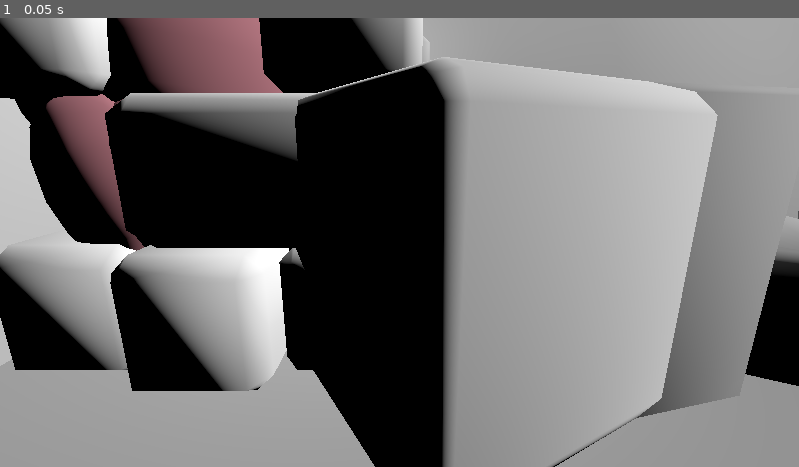
Above: before the commit, frame 1.
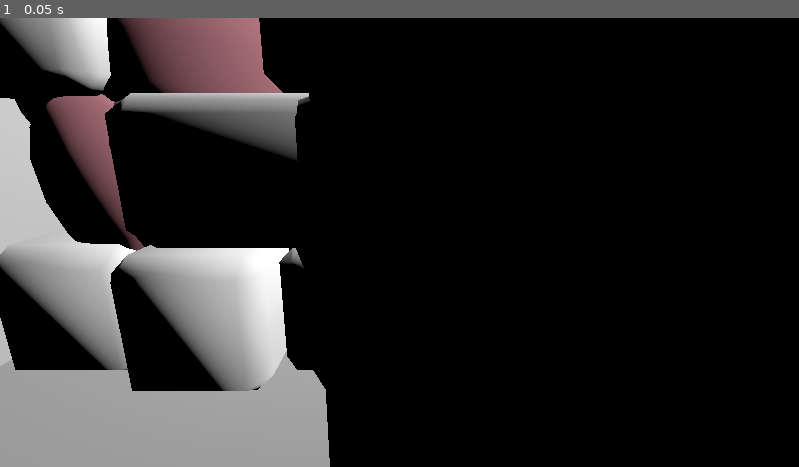
Above: after the commit, the same moment.

Repository: CoffeeMugTwo/b_oink
Game: Godot game, scene res://Scenes/TEst_Art.tscn
Same seed, same stepped clock (60 frames per second), same inputs: the game is played once before the commit and once after it. This scene is started directly instead of the project's main scene.
Inputs:
- Up to frame 1 (0.05 s): no input

The runs differ from the first frame. In frame 1, 45% of the frame differs, in the area x 38-100%, y 0-100%.

Commit message:
Vent Added
vent

Diff:
--- /dev/null
+++ b/b-oink/Art/Materials/Vent.tres
@@ -0,0 +1,11 @@
+[gd_resource type="ORMMaterial3D" load_steps=4 format=3 uid="uid://co63x414sibia"]
+
+[ext_resource type="Texture2D" uid="uid://bpwa0r511dtaf" path="res://Art/Textures/Vent/Vent_DefaultMaterial_BaseMap.png" id="1_3xhg6"]
+[ext_resource type="Texture2D" uid="uid://jvyumv7dxb2n" path="res://Art/Textures/Vent/Vent_DefaultMaterial_Normal.png" id="2_nho6o"]
+[ext_resource type="Texture2D" uid="uid://bfmvm1xk0g4po" path="res://Art/Textures/Vent/Vent_DefaultMaterial_MaskMap.png" id="3_hm2qr"]
+
+[resource]
+albedo_texture = ExtResource("1_3xhg6")
+orm_texture = ExtResource("3_hm2qr")
+normal_enabled = true
+normal_texture = ExtResource("2_nho6o")
--- a/b-oink/Scenes/TEst_Art.tscn
+++ b/b-oink/Scenes/TEst_Art.tscn
@@ -1,30 +1,32 @@
-[gd_scene load_steps=27 format=3 uid="uid://i43aut0vc512"]
-
-[ext_resource type="PackedScene" uid="uid://dpdlg3jwq3gw0" path="res://Art/Models/B-Oink!_Floor_boards.fbx" id="1_wlm07"]
+[gd_scene load_steps=29 format=3 uid="uid://i43aut0vc512"]
+
+[ext_resource type="PackedScene" uid="uid://vv065mcc2cc0" path="res://Art/Models/B-Oink!_Floor_boards.fbx" id="1_wlm07"]
 [ext_resource type="PackedScene" uid="uid://cqjfh8efwvg1" path="res://Art/Models/B-Oink!_Wall.fbx" id="2_c83vi"]
 [ext_resource type="PackedScene" uid="uid://d0ekkiqqjq7a0" path="res://Art/Models/B-Oink!_Char_Spring_LP_v2.fbx" id="3_6fx8x"]
 [ext_resource type="PackedScene" uid="uid://0mbnt1xmnrvx" path="res://Art/Models/B-Oink!_Char_front.fbx" id="4_crea5"]
-[ext_resource type="PackedScene" uid="uid://dql7vvv1oixh3" path="res://Art/Models/B-Oink!_Bar_Straight_wood_LP.fbx" id="5_mku0s"]
+[ext_resource type="PackedScene" uid="uid://dny21l6l7754p" path="res://Art/Models/B-Oink!_Bar_Straight_wood_LP.fbx" id="5_mku0s"]
 [ext_resource type="PackedScene" uid="uid://bgp61nlih2pmg" path="res://Art/Models/B-Oink!_Char_LP_back_v2.fbx" id="6_8rpb8"]
 [ext_resource type="PackedScene" uid="uid://bynltsclhkugb" path="res://Art/Models/B-Oink!_Buldingblock_cylinder_LP.fbx" id="7_mbk0s"]
-[ext_resource type="PackedScene" uid="uid://bxrnw4u303w4h" path="res://Art/Models/B-Oink!_Buldingblock_cube_LP.fbx" id="8_5i0sl"]
-[ext_resource type="PackedScene" uid="uid://sffbnrgfdnup" path="res://Art/Models/B-Oink!_Buldingblock_bridge_LP.fbx" id="9_c83vi"]
+[ext_resource type="PackedScene" uid="uid://bnb08ipuj7xgd" path="res://Art/Models/B-Oink!_Buldingblock_cube_LP.fbx" id="8_5i0sl"]
+[ext_resource type="PackedScene" uid="uid://dscioaeii4vhb" path="res://Art/Models/B-Oink!_Buldingblock_bridge_LP.fbx" id="9_c83vi"]
 [ext_resource type="PackedScene" uid="uid://c1vloahd8enej" path="res://Art/Models/B-Oink!_Domino_LP.fbx" id="10_6fx8x"]
 [ext_resource type="PackedScene" uid="uid://u28a0yy4v4c2" path="res://Art/Models/B-Oink!_Luggage_LP_.fbx" id="11_crea5"]
 [ext_resource type="Material" uid="uid://bxaag8wb7f0rh" path="res://Art/Alternate_Models/Lagguage.tres" id="12_6xqq2"]
 [ext_resource type="PackedScene" uid="uid://cye25i7sbtq15" path="res://Art/Models/B-Oink!_Socket_LP.fbx" id="12_mku0s"]
-[ext_resource type="PackedScene" uid="uid://doaeowvopsl7f" path="res://Art/Models/B-Oink!_Book_LP.fbx" id="13_8rpb8"]
-[ext_resource type="PackedScene" uid="uid://bamthn66y4ck6" path="res://Art/Models/Telephone_LP.gltf" id="14_4602l"]
-[ext_resource type="PackedScene" uid="uid://djx6htad3ovwe" path="res://Art/Models/Teddy_LP.gltf" id="15_6xqq2"]
-[ext_resource type="PackedScene" uid="uid://blaj83ljd7ftn" path="res://Art/Models/Curtain_LP.gltf" id="16_w4myn"]
-[ext_resource type="PackedScene" uid="uid://p0uyi8jieasc" path="res://Art/Models/Chair_LP.gltf" id="17_o8xbc"]
-[ext_resource type="PackedScene" uid="uid://c6vyp5ewi122u" path="res://Art/Models/Buchstabenklotz_LP.gltf" id="19_tbcda"]
-[ext_resource type="PackedScene" uid="uid://b4hbt64h3djeq" path="res://Art/Models/Bookshelf_LP.gltf" id="20_okox1"]
-[ext_resource type="PackedScene" uid="uid://drthyjvgoa3dt" path="res://Art/Models/Jengastein_LP.gltf" id="21_iapq2"]
-[ext_resource type="PackedScene" uid="uid://coyts0axxhns0" path="res://Art/Models/Jengaturm_LP.gltf" id="22_ac0dq"]
-[ext_resource type="PackedScene" uid="uid://sjppc6ta3232" path="res://Art/Models/Pixarball_LP_V2.gltf" id="23_okox1"]
-[ext_resource type="PackedScene" uid="uid://h0pue3hqw05h" path="res://Art/Models/Desk_LP_V2.gltf" id="24_ac0dq"]
+[ext_resource type="PackedScene" uid="uid://xdjn8j01vrus" path="res://Art/Models/B-Oink!_Book_LP.fbx" id="13_8rpb8"]
+[ext_resource type="PackedScene" uid="uid://fuifpr73arbw" path="res://Art/Models/Telephone_LP.gltf" id="14_4602l"]
+[ext_resource type="PackedScene" uid="uid://c447oc57lv7cv" path="res://Art/Models/Teddy_LP.gltf" id="15_6xqq2"]
+[ext_resource type="PackedScene" uid="uid://c47fgd715y63q" path="res://Art/Models/Curtain_LP.gltf" id="16_w4myn"]
+[ext_resource type="PackedScene" uid="uid://doamt0la58ay5" path="res://Art/Models/Chair_LP.gltf" id="17_o8xbc"]
+[ext_resource type="PackedScene" uid="uid://dgg6ipedxvtr1" path="res://Art/Models/Buchstabenklotz_LP.gltf" id="19_tbcda"]
+[ext_resource type="PackedScene" uid="uid://oc5fuf5g1xb7" path="res://Art/Models/Bookshelf_LP.gltf" id="20_okox1"]
+[ext_resource type="PackedScene" uid="uid://tv44uxa2rkf2" path="res://Art/Models/Jengastein_LP.gltf" id="21_iapq2"]
+[ext_resource type="PackedScene" uid="uid://dvmdbihqhqmwq" path="res://Art/Models/Jengaturm_LP.gltf" id="22_ac0dq"]
+[ext_resource type="PackedScene" uid="uid://cu2nmcy0nu4eh" path="res://Art/Models/Pixarball_LP_V2.gltf" id="23_okox1"]
+[ext_resource type="PackedScene" uid="uid://0rdhewf3at8i" path="res://Art/Models/Desk_LP_V2.gltf" id="24_ac0dq"]
 [ext_resource type="Material" uid="uid://8r3vnp3cabll" path="res://Art/Materials/DEsk.tres" id="25_f544f"]
+[ext_resource type="PackedScene" uid="uid://c8ckjxadhj2ky" path="res://Art/Models/Vent.gltf" id="26_q0dn3"]
+[ext_resource type="Material" uid="uid://co63x414sibia" path="res://Art/Materials/Vent.tres" id="27_mbkco"]
 
 [sub_resource type="CameraAttributesPhysical" id="CameraAttributesPhysical_wlm07"]
 exposure_multiplier = 0.895
@@ -237,5 +239,30 @@
 transform = Transform3D(1, 0, 0, 0, 1, 0, 0, 0, 1, -0.25, 3, -0.92554)
 surface_material_override/0 = ExtResource("25_f544f")
 
+[node name="Vent" parent="." instance=ExtResource("26_q0dn3")]
+transform = Transform3D(1, 0, 0, 0, 1, 0, 0, 0, 1, -4.353915, 0.1504386, 3.9964066)
+
+[node name="Cube" parent="Vent/ROOT" index="0"]
+material_override = ExtResource("27_mbkco")
+
+[node name="Cube_001" parent="Vent/ROOT" index="1"]
+material_override = ExtResource("27_mbkco")
+
+[node name="Cylinder" parent="Vent/ROOT" index="2"]
+material_override = ExtResource("27_mbkco")
+
+[node name="Cube_002" parent="Vent/ROOT" index="3"]
+material_override = ExtResource("27_mbkco")
+
+[node name="Cube_003" parent="Vent/ROOT" index="4"]
+material_override = ExtResource("27_mbkco")
+
+[node name="Cube_004" parent="Vent/ROOT" index="5"]
+material_override = ExtResource("27_mbkco")
+
+[node name="Cube_005" parent="Vent/ROOT" index="6"]
+material_override = ExtResource("27_mbkco")
+
 [editable path="Luggage_LP_cd"]
 [editable path="Desk_LP_V2"]
+[editable path="Vent"]
Binary file added: b-oink/Art/Models/Vent.bin
Binary file added: b-oink/Art/Models/Vent.glb
Not shown, added: b-oink/Art/Models/Vent.gltf
Binary file added: b-oink/Art/Textures/Vent/Vent_DefaultMaterial_BaseMap.png
Binary file added: b-oink/Art/Textures/Vent/Vent_DefaultMaterial_MaskMap.png
Binary file added: b-oink/Art/Textures/Vent/Vent_DefaultMaterial_Normal.png
Not shown, added: b-oink/Art/Blend_files/Vent.blend
Not shown, added: b-oink/Art/Blend_files/Vent.blend1
Not shown, added: b-oink/Art/Textures/Pixarball/Vent.spp
